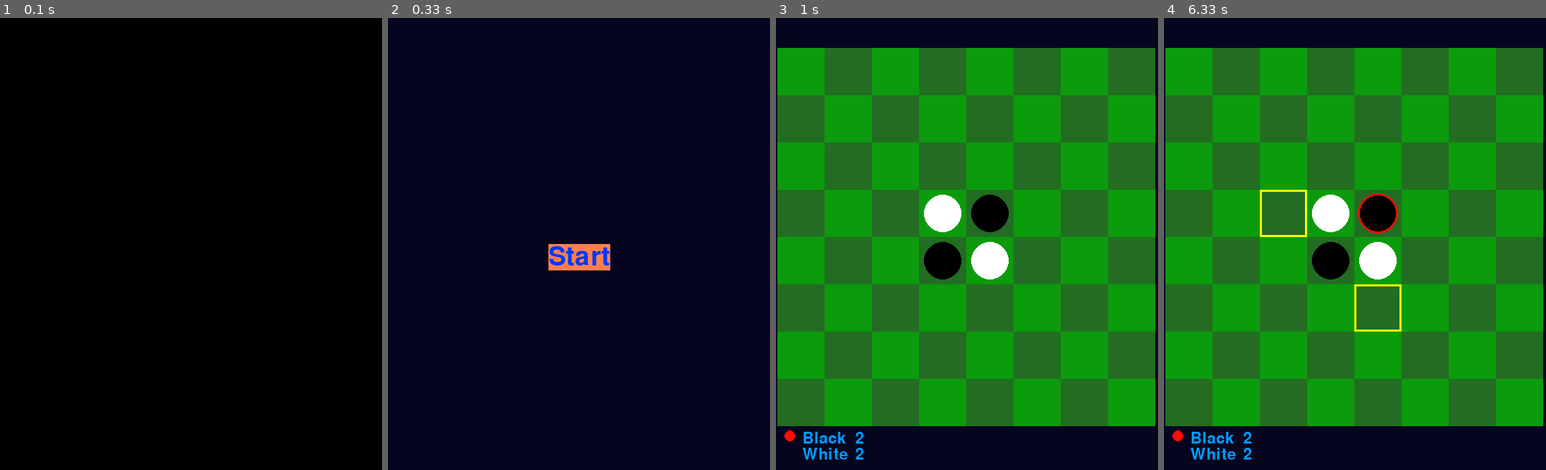
Above: before the commit, frames 1-4 (left to right).
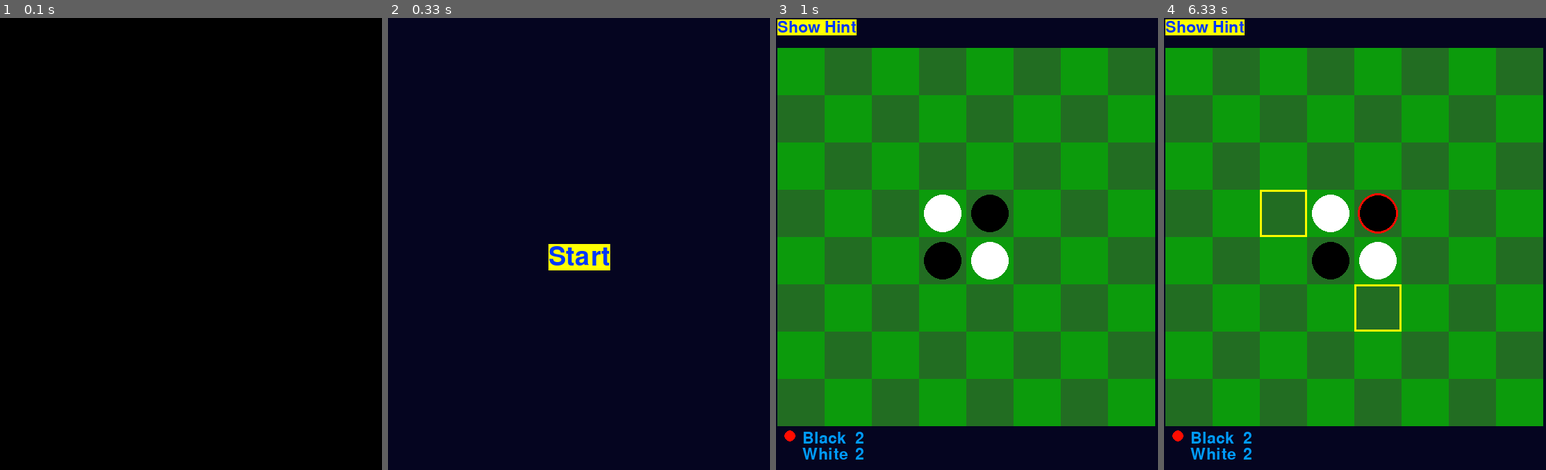
Above: after the commit, the same moments.

Repository: Eric-Fratzke/pygames
Game: pygame game, started from othello/othello.py
The game is run twice, just before and just after one commit, with the same random seed, the same clock (stepped at 60 frames per second) and the same inputs.
Inputs (mouse positions are in pixels of both pictures, inside the frame that each line leads up to):
- Up to frame 1 (0.1 s): no input
- Up to frame 2 (0.33 s): no input
- Up to frame 3 (1 s): click (951, 262) at 0.43 s; click (970, 275) at 0.8 s
- Up to frame 4 (6.33 s): click (1370, 225) at 6.2 s

Frame 1 is identical in both runs. In frame 2, 0.7% of the frame differs, in the area x 42-59%, y 50-56%; in frame 3, 0.7%, in the area x 0-22%, y 0-4%; in frame 4, 0.7%.

Commit message:
Retry and hints added

Diff:
--- a/othello/othello.py
+++ b/othello/othello.py
@@ -3,6 +3,7 @@
 import pygame,math,random
 
 
+	# ---------------------------- Board Class ------------------------------------
 class Board:
 	'''
 	Board - Represents the Othello/Reversi board as a 2D grid of cells.
@@ -24,7 +25,7 @@
 	NO_MOVES = 3
 	GAME_OVER = 4
 	WAIT_TIME = 5 # 5 seconds
-
+	# ---------------------------- Cell Class ------------------------------------
 	class Cell:
 		'''
 		Board - Basic components of the board
@@ -36,6 +37,7 @@
 		HIGHLIGHT_PIECE_COLOR= [255,12,0]
 		HIGHLIGHT_CELL_COLOR = [250,250,0]
 		FRAMES = 5 # number animation frames
+		# ---------------------------- Cell Definitions ------------------------------------
 		def __init__(self, grid_pos, screen_pos, size, owner):
 			i,j = grid_pos[0],grid_pos[1]
 			x,y = screen_pos[0],screen_pos[1]
@@ -126,7 +128,7 @@
 			return (pos[0] > self.rect[0] and pos[0] < self.rect[0]+self.rect[2]) \
 				and (pos[1] > self.rect[1] and pos[1] < self.rect[1]+self.rect[3])
 
-
+	# ---------------------------- Board Definitions ------------------------------------
 	def __init__(self, offset, size):
 		self.font = pygame.font.SysFont(None, 48)
 		self.offset = offset
@@ -265,13 +267,6 @@
 					return cell
 		return None
 
-	# def get_owned_cells(self, owner):
-	# 	cells = []
-	# 	for row in self.grid:
-	# 		for cell in row:
-	# 			if cell.owner == owner:
-	# 				cells.append(cell)
-	# 	return cells
 	def get_owned_cells(self, player):
 		return list(self.pieces[player].keys())
 
@@ -291,6 +286,7 @@
 		i,j = cell.grid_pos
 		# get each index of the neighbor and check if the move is valid
 		neighbor = None
+
 		for di in range(-1,2):
 			for dj in range(-1,2):
 				ni, nj = i+di, j+dj
@@ -308,37 +304,42 @@
 									search = False # reached end of board
 								else:
 									next_cell = self.grid[ni][nj]
-									if next_cell.owner == self.PLAYER_NEITHER: # found empty cell! add this cell to moves
+									 # if found empty cell!
+									if next_cell.owner == self.PLAYER_NEITHER:
+										# add this cell to moves
+										# if next_cell does not result in surrounding opponent then valid
+										# for each neighbor of next-cell, count owned cells
 										moves.append(next_cell)
 										search = False
 									elif next_cell.owner == cell.owner: # not opponent, cannot jump
 										search = False
+
 									#else keep searching
 		return moves
 
-	def is_move(self, move):
-		valid = False
-		cell_from, cell_to = move
-		if cell_to.owner == self.PLAYER_NEITHER:
-			i,j = cell_from.grid_pos
-			di, dj = self.get_move_delta(move)
-			ni, nj = i+di, j+dj
-			if (ni, nj) != (i,j):
-				valid = True
-				next_cell = None
-				while valid and \
-						ni >= 0 and ni < self.DIMEN and nj >= 0 and nj < self.DIMEN:
-					next_cell = self.grid[ni][nj]
-					# if cell is owned by opponent
-					if next_cell.owner == cell_from.owner or next_cell.owner == self.PLAYER_NEITHER:
-						valid  = False
-					ni, nj = ni+di, nj+dj
-				# empty cell broke loop
-				if next_cell.owner == self.PLAYER_NEITHER:
-					valid = True
-				else:
-					valid = False
-		return valid
+	# def is_move(self, move):
+	# 	valid = False
+	# 	cell_from, cell_to = move
+	# 	if cell_to.owner == self.PLAYER_NEITHER:
+	# 		i,j = cell_from.grid_pos
+	# 		di, dj = self.get_move_delta(move)
+	# 		ni, nj = i+di, j+dj
+	# 		if (ni, nj) != (i,j):
+	# 			valid = True
+	# 			next_cell = None
+	# 			while valid and \
+	# 					ni >= 0 and ni < self.DIMEN and nj >= 0 and nj < self.DIMEN:
+	# 				next_cell = self.grid[ni][nj]
+	# 				# if cell is owned by opponent
+	# 				if next_cell.owner == cell_from.owner or next_cell.owner == self.PLAYER_NEITHER:
+	# 					valid  = False
+	# 				ni, nj = ni+di, nj+dj
+	# 			# empty cell broke loop
+	# 			if next_cell.owner == self.PLAYER_NEITHER:
+	# 				valid = True
+	# 			else:
+	# 				valid = False
+	# 	return valid
 
 	def move_piece(self, move):
 		self.wait = self.WAIT_TIME
@@ -388,7 +389,7 @@
 			di = -1
 		if dj > 1:
 			dj = 1
-		if dj < 0:
+		elif dj < 0:
 			dj = -1
 		return (di, dj)
 
@@ -416,45 +417,50 @@
 				move = moves[random.randint(0, len(moves)-1)]
 		return move
 
+
+# ---------------------------- Menu Class ------------------------------------
 class Menu:
 	TEXT_COLOR = [0,55,250]
-	BUTTON_COLOR = [255,127,80]
-
-	def __init__(self, pos):
-		self.pos = pos
+	BUTTON_COLOR = [255,255,2]
+	# ---------------------------- Menu Definitions ------------------------------------
+	def __init__(self, offset):
+		self.pos = offset
 		self.font_height = 56
 		self.font = pygame.font.SysFont(None, self.font_height)
-		# start button
+		# start buttons are showed at opening menu
 		self.buttons = {}
 		text = self.font.render('Start', True, self.TEXT_COLOR, self.BUTTON_COLOR)
-		pos = (pos[0]-text.get_width()//2, pos[1])
-		self.buttons['START'] = (text, pos)
+		pos = (offset[0]-text.get_width()//2, offset[1])
+		self.buttons['START'] = (text, pos, False)
+		# retry is at same location as start, but is displayed at game_over only
+		text = self.font.render('Retry', True, self.TEXT_COLOR, self.BUTTON_COLOR)
+		pos = (offset[0]-text.get_width()//2, offset[1])
+		self.buttons['RETRY'] = (text, pos, True)
 		# all other buttons pos will be pos[0], pos[1]+i*text.get_height()
 
 	def draw(self, screen, game_over=False):
-		if not game_over:
 			keys  = list(self.buttons.keys())
 			for i in range(0, len(keys)):
-				text, pos = self.buttons[keys[i]]
-				screen.blit(text, pos )
-		else:
-			a=  None
-			#draw menu buttons to go back to start, retry
-
-	def get_intersecting_button(self, pos):
+				text, pos, is_game_over = self.buttons[keys[i]]
+				if game_over == is_game_over:
+					screen.blit(text, pos )
+
+	def get_intersecting_button(self, pos, game_over=False):
 		keys  = list(self.buttons.keys())
 		for i in range(0, len(keys)):
-			button = self.buttons[keys[i]]
-			button_pos = button[1]
-			size = button[0].get_width(),button[0].get_height()
-			if (pos[0] > button_pos[0] and pos[0] < button_pos[0]+size[0]) \
-				and (pos[1] > button_pos[1] and pos[1] < button_pos[1]+size[1]):
-				return keys[i]
+			text, button_pos, is_game_over  = self.buttons[keys[i]]
+			size = text.get_width(),text.get_height()
+			if game_over == is_game_over:
+				if (pos[0] > button_pos[0] and pos[0] < button_pos[0]+size[0]) \
+					and (pos[1] > button_pos[1] and pos[1] < button_pos[1]+size[1]):
+					return keys[i]
+
 		return None
 
+# ---------------------------- ScoreBoard Class ------------------------------------
 class ScoreBoard:
 	TEXT_COLOR = [0,155,250]
-
+	# ---------------------------- ScoreBoard Definitions ------------------------------------
 	def __init__(self, pos):
 		self.font_height = 34
 		self.font = pygame.font.SysFont(None, self.font_height)
@@ -475,6 +481,7 @@
 
 		white_score_text = self.font.render(white_score, True,  self.TEXT_COLOR)
 		white_score_text_pos = [gap+white_text_pos[0]+white_text.get_width(), white_text_pos[1]]
+
 
 		# set score text pos to align along y axis
 		if white_score_text_pos[0] > black_score_text_pos[0]:
@@ -496,7 +503,7 @@
 		pygame.draw.circle(screen, color, midpoint,self.radius,0)
 		pygame.draw.circle(screen, Board.Cell.HIGHLIGHT_PIECE_COLOR, midpoint,self.radius,0)
 
-
+# ---------------------------- MMain Entry Point ------------------------------------
 def main():
 	# window and board size and position settings
 	BG_COLOR = [5,5,32]
@@ -510,19 +517,22 @@
 	# game and gui state variables
 	player = None
 	selected_cell = None
-	potential_moves = None
 	current_player = None
 	winner = None
-	start_clicked = False
 	exit = False
-	show_menu = True
-
+	draw_board =False
+	start_new_game = False
+	game_over = False
 	# setup
 	pygame.init()
 	screen = pygame.display.set_mode(size)
 	pygame.display.set_caption("Othello/Reversi ")
 	clock = pygame.time.Clock()
 	menu = Menu((size[0]//2,size[1]//2))
+	hint_font = pygame.font.SysFont(None, 34)
+	hint_text = hint_font.render('Show Hint', True, Menu.TEXT_COLOR, Menu.BUTTON_COLOR)
+	hint_button = (border, border, hint_text.get_width(),hint_text.get_height())
+
 	# main while loop
 	while not exit:
 		mouse_clicked = False
@@ -537,19 +547,28 @@
 				mouse_clicked = True
 				mouse_pos = pygame.mouse.get_pos()
 
-		#
+		# if new game is started reinitialize board and player vars
+		if start_new_game:
+			current_player = random.randint(Board.PLAYER_BLACK, Board.PLAYER_WHITE)
+			board = Board( offset, (size[0], size[0])  )
+			score_board = ScoreBoard((offset[0], offset[1]+size[0]))
+			player = Board.PLAYER_BLACK
+			ai = AI(Board.PLAYER_WHITE, board)
+			selected_cell = None
+			winner = None
+			show_start_menu = False
+			start_new_game = False
+
+		# clear screen
 		screen.fill(BG_COLOR)
-		if not show_menu:
+
+		# if not
+		if draw_board:
 			if winner != None:
-				# handle game over prompt, delete board vars
-				del board; del ai; del score_board
-				a = None
-			# set winner if game over
+				game_over = True
+				# set winner if game over
 			elif board.check_game_over():
 				winner = board.get_winner()
-				print('WINNER: PLAYER %d\Black:%d\nWhite:%d\n' % \
-					(winner+1, board.get_score(board.PLAYER_BLACK),board.get_score(board.PLAYER_WHITE) ))
-
 				# display winner!
 			# make decision
 			else:
@@ -578,7 +597,6 @@
 								# unselect current piece if not selecting new piece
 								if cell and cell.owner == current_player:
 									selected_cell = cell
-									potential_moves = board.get_moves(selected_cell)
 								else:
 									selected_cell = None
 
@@ -591,29 +609,39 @@
 			#draw board
 			board.draw(screen)
 			# if cell is celected highlight current piece, and any potential moves
+			#if draw move hints by selecting a random cell that has a move
+			screen.blit(hint_text, (hint_button[0],hint_button[1]))
+			if mouse_clicked:
+				if (mouse_pos[0] > hint_button[0] and mouse_pos[0] < hint_button[0]+hint_button[2]) \
+					and (mouse_pos[1] > hint_button[1] and mouse_pos[1] < hint_button[1]+hint_button[3]):
+					all_moves = board.get_all_moves(current_player)
+					selected_cell = all_moves[random.randint(0, len(all_moves)-1)][0]
 			if selected_cell:
 				# highlight the piece
+				potential_moves = board.get_moves(selected_cell)
 				selected_cell.draw_highlight(screen, True)
 				for move in potential_moves:
 					move.draw_highlight(screen)
 			score_board.draw(screen,board, current_player)
 
-
-		else: #show_menu:
+		# else do not draw board
+		else: # show_start_menu:
 			if mouse_clicked: # handle menu input
 				button_id = menu.get_intersecting_button(mouse_pos)
 				# Start game ,create board variables!
 				if button_id == 'START':
-					show_menu = False
-					board = Board( offset, (size[0], size[0])  )
-					player = Board.PLAYER_BLACK
-					ai = AI(Board.PLAYER_WHITE, board)
-					selected_cell = None
-					potential_moves = []
-					current_player = random.randint(Board.PLAYER_BLACK, Board.PLAYER_WHITE)
-					score_board = ScoreBoard((offset[0], offset[1]+size[0]))
-					winner = None
+					start_new_game = True
+					draw_board = True
 			menu.draw(screen)
+
+		if game_over:
+			menu.draw(screen, True)
+			if mouse_clicked:
+				button = menu.get_intersecting_button(mouse_pos, True)
+				if button == 'RETRY':
+					del ai; del board; del score_board
+					start_new_game = True
+					game_over = False
 
 		pygame.display.flip()
 
Not shown, added: othello/README.md
Not shown, added: othello/othello.mkv
